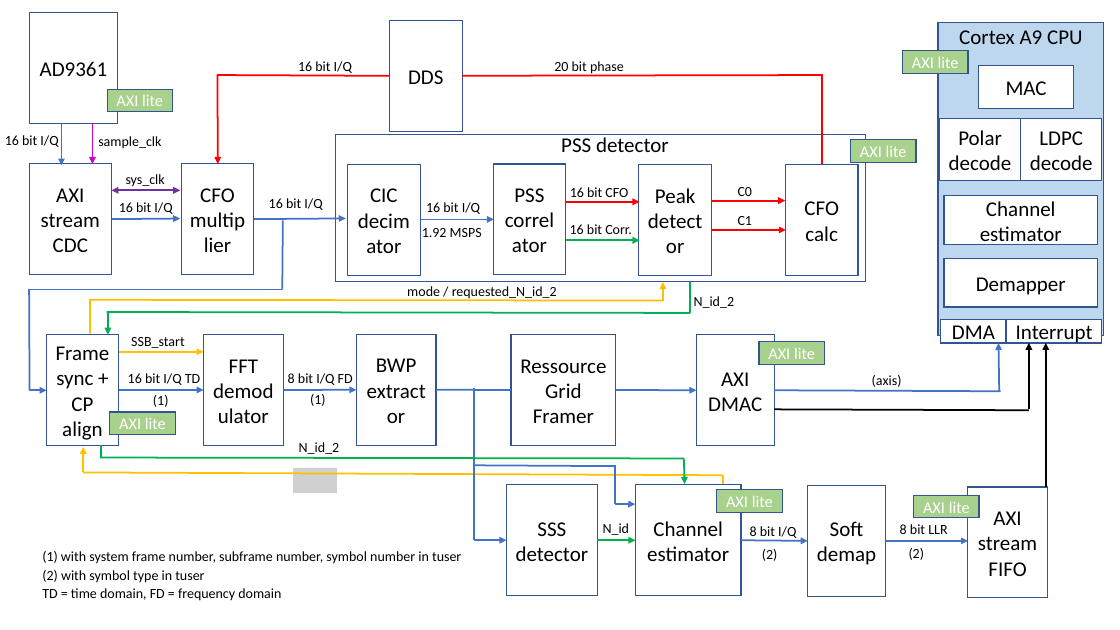
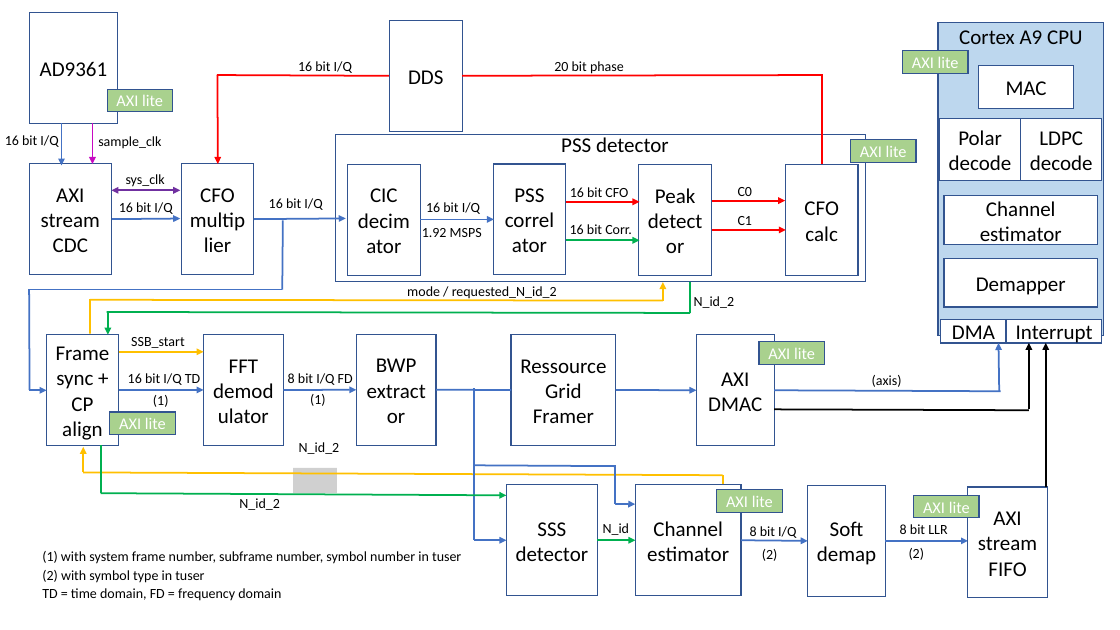
Before and after one commit to catkira/open5G_phy, a slide deck: slide 1 of doc/overview.pptx. Drawn at 1120x630 pixels with LibreOffice and Linux fonts; fonts in the diff are those of the drawing; grey boxes stand for pictures. Boxes give left, top, right and bottom in pixels: in the first picture for what was removed or moved away, otherwise in the second. Text is boxed around its words. In the diff, an @@ line names an element or a change of style, - is before the commit and + after.

```diff
--- a/doc/overview.pptx
+++ b/doc/overview.pptx
@@ line moved from (101, 445) - (101, 458) to (101, 445) - (101, 493) @@
@@ arrow removed from (684, 459) to (685, 484) @@
@@ line moved from (100, 458) - (684, 459) to (101, 493) - (507, 496) @@
@@ line (101, 493) - (507, 496): line to arrow @@
@@ text added at box(239, 498, 280, 510), 12 pt, text #000000 @@
+N_id_2
```
Also in this commit, not shown: 1 other file.
